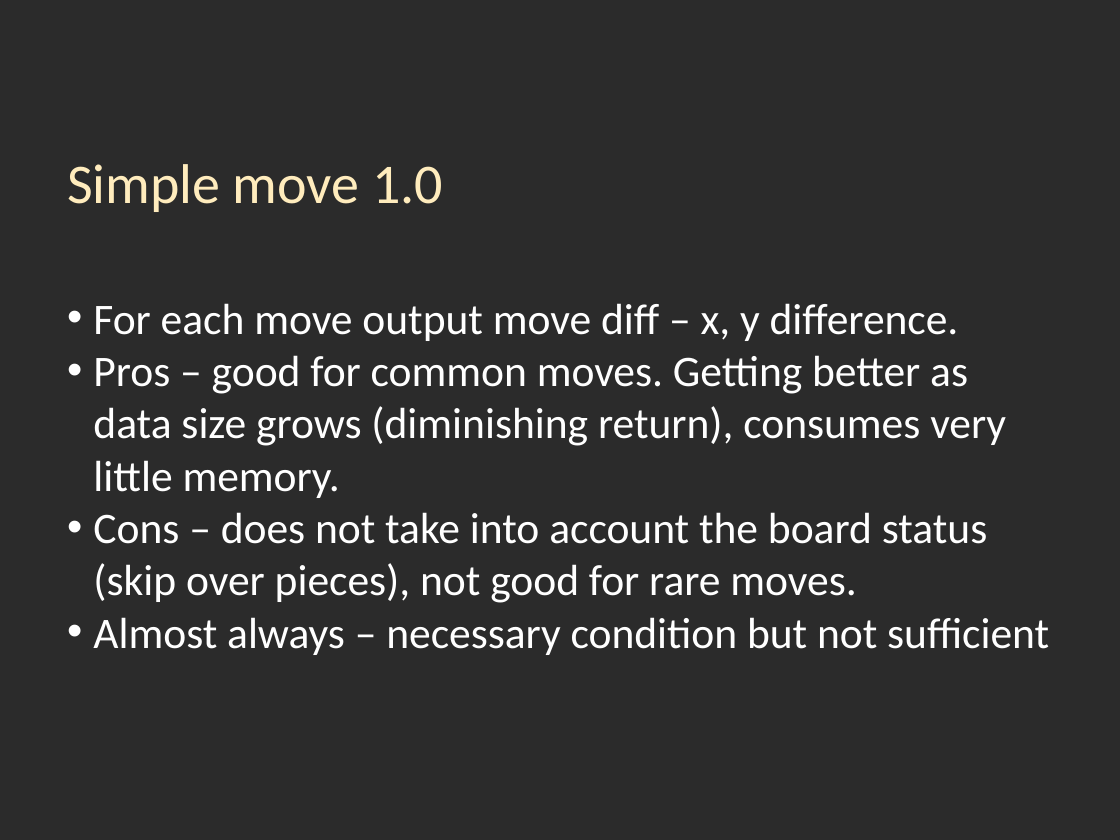
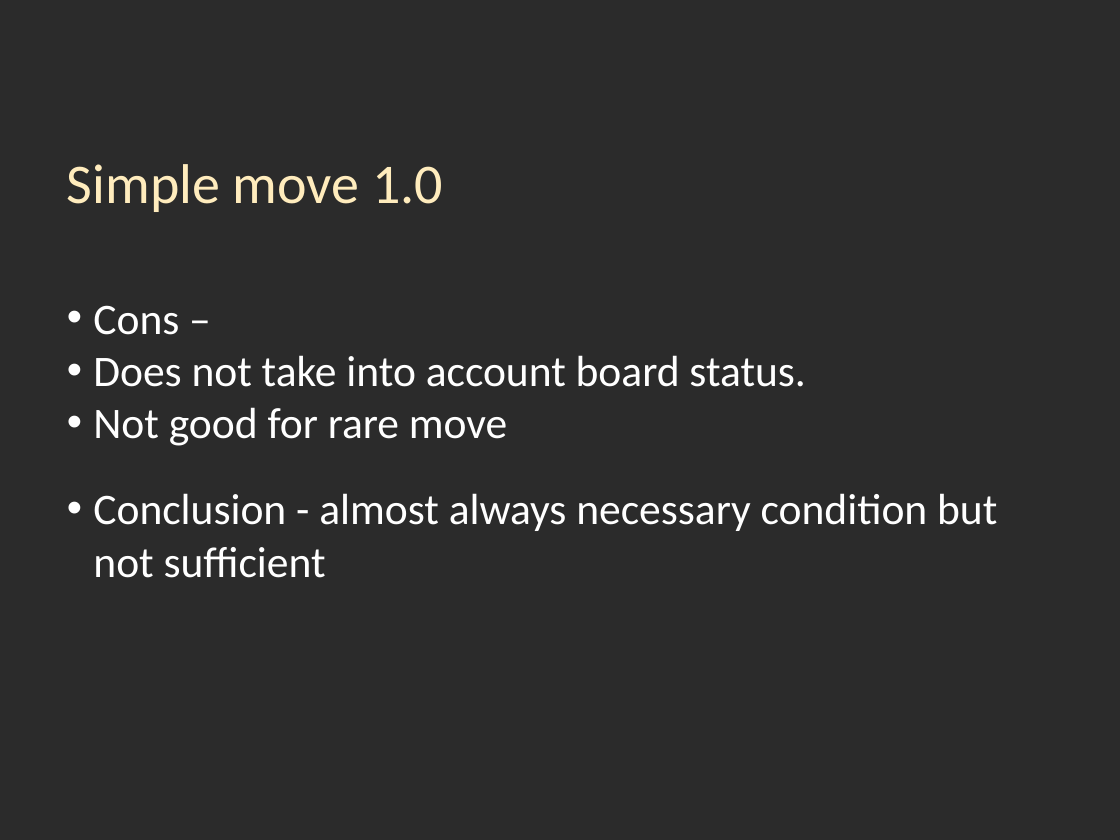
Before and after one commit to nivm/learningchess, a slide deck: slide 15 of presentation/chess_presentation.pptx (slide 7 before the commit). Drawn at 1120x840 pixels with LibreOffice and Linux fonts; fonts in the diff are those of the drawing; background and template pictures are left out; a plain dark background stands for a picture behind light text. Boxes give left, top, right and bottom in pixels: in the first picture for what was removed or moved away, otherwise in the second. Text is boxed around its words. In the diff, an @@ line names an element or a change of style, - is before the commit and + after.

```diff
--- a/presentation/chess_presentation.pptx
+++ b/presentation/chess_presentation.pptx
@@ text at (93, 305, 997, 578): text changed @@
-• For each move output move diff – x, y difference.
-• Pros – good for common moves. Getting better as data size grows (diminishing return), consumes very little memory.
-• Cons – does not take into account the board status (skip over pieces), not good for rare moves.
-• Almost always – necessary condition but not sufficient
+• Cons –
+• Does not take into account board status.
+• Not good for rare move
+• Conclusion - almost always necessary condition but not sufficient
```
Also in this commit, not shown: 12 other slides changed, 3 slides added.
